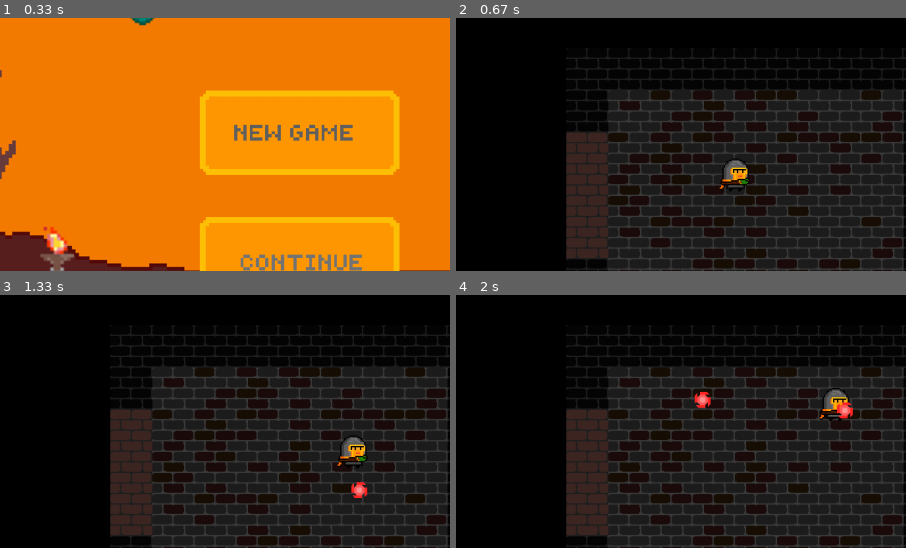
Above: before the commit, frames 1-4 (two rows, left to right).
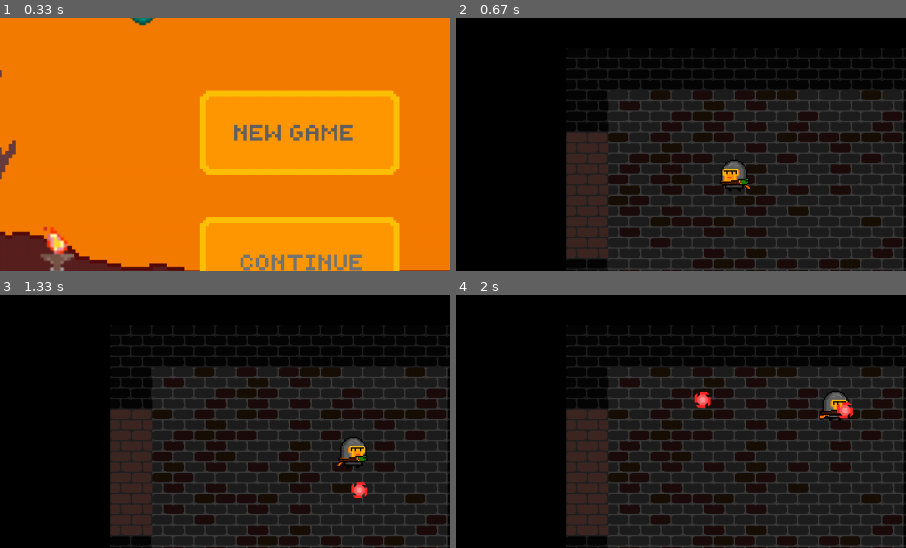
Above: after the commit, the same moments.

Repository: VladislavTuzov/PyGame
Game: pygame game, started from main.py
The game is run twice, just before and just after one commit, with the same random seed, the same clock (stepped at 60 frames per second) and the same inputs.
Inputs (mouse positions are % of the whole screen's width and height, from its top left):
- Up to frame 1 (0.33 s): no input
- Up to frame 2 (0.67 s): press the mouse at (50, 37) at 0.37 s; move the mouse to (51, 58) at 0.47 s; release the mouse at (53, 79) at 0.6 s
- Up to frame 3 (1.33 s): hold Right 0.67-1.13 s; move the mouse to (60, 57) at 0.7 s; click (59, 75) at 1.22 s
- Up to frame 4 (2 s): hold Up 1.5-1.8 s; click (17, 14) at 1.58 s; hold Right from 1.83 s (still down); click (71, 37) at 1.92 s
The pictures show only the part of the screen within x 17-67%, y 15-65%; the shares and areas given below are measured in that part.

Frame 1 is identical in both runs. In frame 2, 0.4% of the frame differs, in the area x 58-66%, y 55-68%; in frame 3, 0.2%; in frame 4, 0.3%.

Commit message:
hero sprite animation

Diff:
--- a/classes/heroes.py
+++ b/classes/heroes.py
@@ -9,12 +9,9 @@
     def __init__(self, hero_name, hp, protection, weapon_limit=2):
         super().__init__()
         # pygame attributes
-        self.image_right = pygame.image.load(
-            f'source/heroes/{hero_name}/default_right.png'
-        )
-        self.image_left = pygame.transform.flip(self.image_right, True, False)
+        self.load_sheet(hero_name)
 
-        self.image = self.image_right  # by default, then will be changed by direction
+        self.image = self.left_frames[0]  # start direction - left
         self.rect = self.image.get_rect()
 
         self.speed = 240 / FPS  # pixels per second
@@ -28,18 +25,49 @@
 
         self.weapons = WeaponSlots(weapon_limit)
 
+    def load_sheet(self, hero_name):
+        self.left_frames = deque()
+        self.cut_sheet(hero_name, 4, 1)
+
+        self.right_frames = deque([
+            pygame.transform.flip(frame, True, False)
+            for frame in self.left_frames
+        ])
+
+        self.currect, self.opposite = self.left_frames, self.right_frames
+
+    def cut_sheet(self, hero_name, cols, rows):
+        sheet = pygame.image.load(f'source/heroes/{hero_name}/default.png')
+        self.rect = pygame.Rect(
+            0, 0, sheet.get_width() // cols, sheet.get_height() // rows
+        )
+        for j in range(rows):
+            for i in range(cols):
+                frame_location = (self.rect.w * i, self.rect.h * j)
+                frame = sheet.subsurface(
+                    pygame.Rect(frame_location, self.rect.size))
+                self.left_frames.extendleft([frame] * 15)
+
     def change_direction(self, x_vector_change, y_vector_change):
         self.direction[0] += x_vector_change
         self.direction[1] += y_vector_change
 
         if self.direction[0] == -1:
-            self.image = self.image_left
+            self.currect, self.opposite = self.left_frames, self.right_frames
+            self.image = self.currect[0]
             self.weapon.image = self.weapon.image_left
+
         elif self.direction[0] == 1:
-            self.image = self.image_right
+            self.currect, self.opposite = self.right_frames, self.left_frames
+            self.image = self.currect[0]
             self.weapon.image = self.weapon.image_right
 
         self.x_direction = self.direction[0] or self.x_direction
+
+    def update(self):
+        self.currect.rotate()
+        self.opposite.rotate()
+        self.image = self.currect[0]
 
     def move(self, walls):
         x = self.rect.centerx + self.direction[0] * self.speed
--- a/gameplay.py
+++ b/gameplay.py
@@ -84,6 +84,7 @@
         room.other_sprites.draw(screen)
 
         hero.move(room.walls)
+        hero.update()
         screen.blit(hero.image, hero.rect)
         screen.blit(hero.weapon.image, hero.weapon.rect)
 
Binary file changed: source/heroes/knight/default.png
